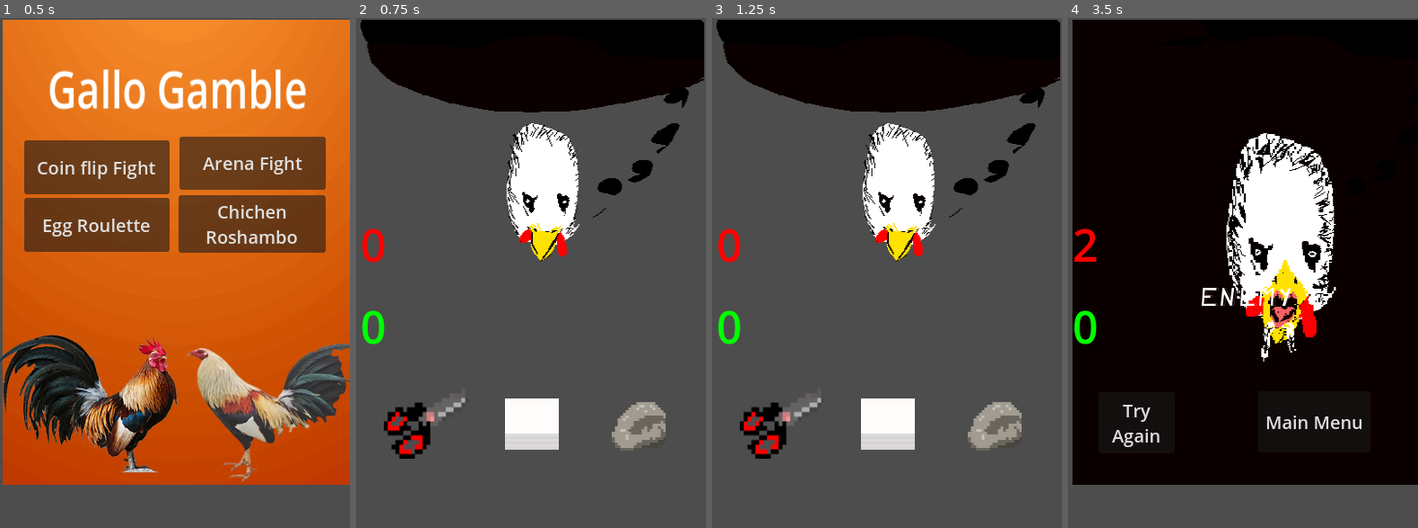
Above: before the commit, frames 1-4 (left to right).
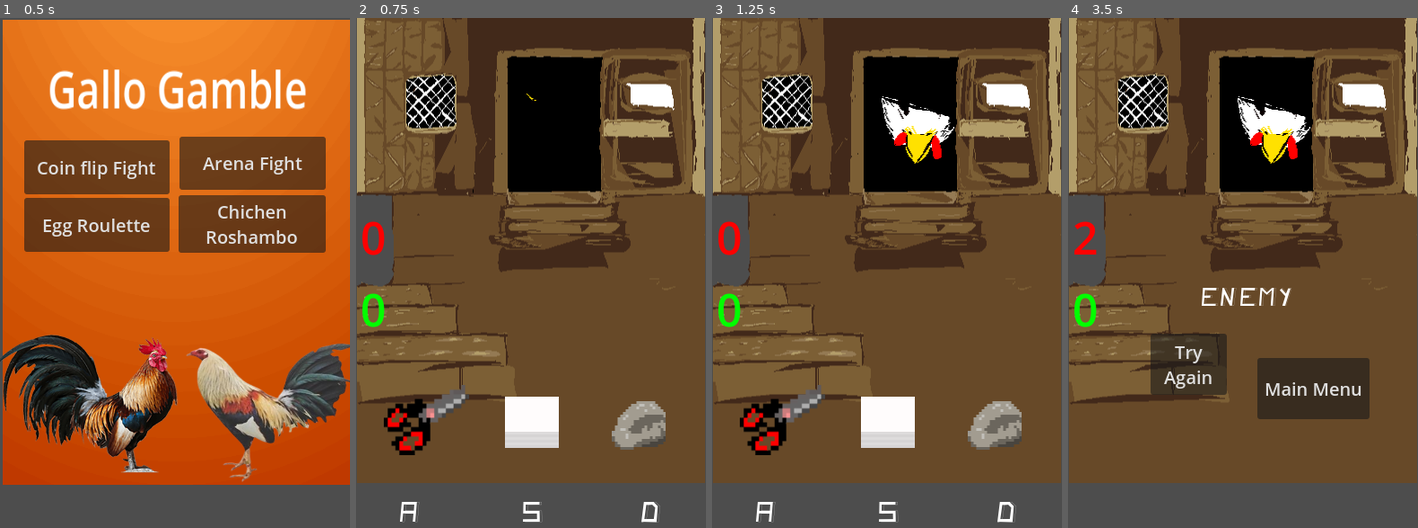
Above: after the commit, the same moments.

Repository: jose-valentin/GalloGamble
Game: Godot game, scene res://scene/MainScene.tscn
The game is run twice, just before and just after one commit, with the same random seed, the same clock (stepped at 60 frames per second) and the same inputs.
Inputs (mouse positions are in pixels of both pictures, inside the frame that each line leads up to; where the layout moved, square brackets give the same spot in the first picture):
- Up to frame 1 (0.5 s): no input
- Up to frame 2 (0.75 s): click "Chichen Roshambo" at 0.5 s
- Up to frame 3 (1.25 s): no input
- Up to frame 4 (3.5 s): click (1243, 420) [1243, 426] at 1.25 s; click (1351, 426) at 2 s; click (1138, 420) [1138, 426] at 2.75 s

Frame 1 is identical in both runs. In frame 2, 83% of the frame differs, in the area x 0-100%, y 0-99%; in frame 3, 83%; in frame 4, 86%, in the area x 0-100%, y 0-92%.

Commit message:
New Update for ChickenRoshambo
It aint finish was force to finish by the chicken overlord

Diff:
--- a/enemy.tscn
+++ /dev/null
@@ -1,80 +0,0 @@
-[gd_scene load_steps=11 format=3 uid="uid://dmbmrufbie11s"]
-
-[ext_resource type="Texture2D" uid="uid://bhynlfssfobsr" path="res://artwork/enemy_sprites(chickenRoshambo)/UntitledArtwork2 - Enemy-Idle.png" id="1_iifgy"]
-[ext_resource type="Texture2D" uid="uid://bxaaocmlv5ybj" path="res://artwork/enemy_sprites(chickenRoshambo)/UntitledArtwork2 - Enemy-Idle W1.png" id="2_e1ltt"]
-[ext_resource type="Texture2D" uid="uid://djgkn2t5st8yn" path="res://artwork/enemy_sprites(chickenRoshambo)/UntitledArtwork2 - Enemy-paper.png" id="2_epg4t"]
-[ext_resource type="Texture2D" uid="uid://bfhxfay33syk2" path="res://artwork/enemy_sprites(chickenRoshambo)/UntitledArtwork2 - Enemy-Rock.png" id="3_3yqyl"]
-[ext_resource type="Texture2D" uid="uid://xdm1uifimais" path="res://artwork/enemy_sprites(chickenRoshambo)/UntitledArtwork2 - Enemy-Idle W2.png" id="3_dxifv"]
-[ext_resource type="Texture2D" uid="uid://clcpuh8klnyd2" path="res://artwork/enemy_sprites(chickenRoshambo)/UntitledArtwork2 - Enemy-Idle W3.png" id="4_pwjut"]
-[ext_resource type="Texture2D" uid="uid://cwnfc66hrylx5" path="res://artwork/enemy_sprites(chickenRoshambo)/UntitledArtwork2 - Enemy-Scissors.png" id="4_wujgv"]
-[ext_resource type="Texture2D" uid="uid://bssmbgt6lehxk" path="res://artwork/enemy_sprites(chickenRoshambo)/UntitledArtwork2 - Enemy-Idle W4.png" id="5_n0g06"]
-[ext_resource type="Texture2D" uid="uid://bss76cl313dsj" path="res://artwork/enemy_sprites(chickenRoshambo)/UntitledArtwork2 - Enemy-Idle W5.png" id="6_ar8e5"]
-
-[sub_resource type="SpriteFrames" id="SpriteFrames_hb8ge"]
-animations = [{
-"frames": [{
-"duration": 1.0,
-"texture": ExtResource("1_iifgy")
-}],
-"loop": true,
-"name": &"Idle",
-"speed": 1.0
-}, {
-"frames": [{
-"duration": 1.0,
-"texture": ExtResource("2_e1ltt")
-}, {
-"duration": 1.0,
-"texture": ExtResource("3_dxifv")
-}, {
-"duration": 1.0,
-"texture": ExtResource("4_pwjut")
-}, {
-"duration": 1.0,
-"texture": ExtResource("5_n0g06")
-}, {
-"duration": 1.0,
-"texture": ExtResource("6_ar8e5")
-}],
-"loop": false,
-"name": &"enemy_win",
-"speed": 5.0
-}, {
-"frames": [{
-"duration": 1.0,
-"texture": ExtResource("2_epg4t")
-}],
-"loop": true,
-"name": &"paper",
-"speed": 1.0
-}, {
-"frames": [{
-"duration": 1.0,
-"texture": ExtResource("3_3yqyl")
-}],
-"loop": true,
-"name": &"rock",
-"speed": 1.0
-}, {
-"frames": [{
-"duration": 1.0,
-"texture": ExtResource("4_wujgv")
-}],
-"loop": true,
-"name": &"scissor",
-"speed": 1.0
-}]
-
-[node name="Enemy" type="Node2D"]
-
-[node name="AnimatedSprite2D" type="AnimatedSprite2D" parent="."]
-z_as_relative = false
-position = Vector2(5, 2)
-scale = Vector2(1.07887, 1)
-sprite_frames = SubResource("SpriteFrames_hb8ge")
-animation = &"enemy_win"
-frame = 4
-frame_progress = 0.996261
-centered = false
-
-[connection signal="animation_finished" from="AnimatedSprite2D" to="." method="_on_animated_sprite_2d_animation_finished"]
--- a/icon.svg
+++ b/icon.svg
@@ -1 +1,9 @@
-<svg xmlns="http://www.w3.org/2000/svg" width="128" height="128"><rect width="124" height="124" x="2" y="2" fill="#363d52" stroke="#212532" stroke-width="4" rx="14"/><g fill="#fff" transform="translate(12.322 12.322)scale(.101)"><path d="M105 673v33q407 354 814 0v-33z"/><path fill="#478cbf" d="m105 673 152 14q12 1 15 14l4 67 132 10 8-61q2-11 15-15h162q13 4 15 15l8 61 132-10 4-67q3-13 15-14l152-14V427q30-39 56-81-35-59-83-108-43 20-82 47-40-37-88-64 7-51 8-102-59-28-123-42-26 43-46 89-49-7-98 0-20-46-46-89-64 14-123 42 1 51 8 102-48 27-88 64-39-27-82-47-48 49-83 108 26 42 56 81zm0 33v39c0 276 813 276 814 0v-39l-134 12-5 69q-2 10-14 13l-162 11q-12 0-16-11l-10-65H446l-10 65q-4 11-16 11l-162-11q-12-3-14-13l-5-69z"/><path d="M483 600c0 34 58 34 58 0v-86c0-34-58-34-58 0z"/><circle cx="725" cy="526" r="90"/><circle cx="299" cy="526" r="90"/></g><g fill="#414042" transform="translate(12.322 12.322)scale(.101)"><circle cx="307" cy="532" r="60"/><circle cx="717" cy="532" r="60"/></g></svg>
+<?xml version="1.0" encoding="UTF-8"?>
+<svg version="1.1" xmlns="http://www.w3.org/2000/svg" width="32" height="32">
+<path d="M0 0 C10.56 0 21.12 0 32 0 C32 10.56 32 21.12 32 32 C21.44 32 10.88 32 0 32 C0 21.44 0 10.88 0 0 Z " fill="#001000" transform="translate(0,0)"/>
+<path d="M0 0 C3.96 0 7.92 0 12 0 C12 0.66 12 1.32 12 2 C12.66 2 13.32 2 14 2 C14 3.98 14 5.96 14 8 C14.66 8 15.32 8 16 8 C16 8.66 16 9.32 16 10 C16.66 10 17.32 10 18 10 C18 11.32 18 12.64 18 14 C15.36 14 12.72 14 10 14 C10 14.66 10 15.32 10 16 C10.66 16 11.32 16 12 16 C12 17.98 12 19.96 12 22 C6.72 22 1.44 22 -4 22 C-4 15.4 -4 8.8 -4 2 C-2.68 2 -1.36 2 0 2 C0 1.34 0 0.68 0 0 Z " fill="#F04727" transform="translate(4,10)"/>
+<path d="M0 0 C10.56 0 21.12 0 32 0 C32 7.92 32 15.84 32 24 C31.34 24 30.68 24 30 24 C30 23.34 30 22.68 30 22 C29.34 22 28.68 22 28 22 C28 19.36 28 16.72 28 14 C27.34 14 26.68 14 26 14 C26 13.34 26 12.68 26 12 C27.32 12 28.64 12 30 12 C30 11.34 30 10.68 30 10 C29.34 10 28.68 10 28 10 C28 9.34 28 8.68 28 8 C27.34 8 26.68 8 26 8 C26 6.68 26 5.36 26 4 C25.34 4 24.68 4 24 4 C24 3.34 24 2.68 24 2 C20.7 2 17.4 2 14 2 C14 2.66 14 3.32 14 4 C12.68 4 11.36 4 10 4 C10 4.66 10 5.32 10 6 C8.68 6 7.36 6 6 6 C6 6.66 6 7.32 6 8 C5.34 8 4.68 8 4 8 C4 9.32 4 10.64 4 12 C2.68 12 1.36 12 0 12 C0 8.04 0 4.08 0 0 Z " fill="#0A0000" transform="translate(0,0)"/>
+<path d="M0 0 C3.96 0 7.92 0 12 0 C12 0.66 12 1.32 12 2 C8.7 2 5.4 2 2 2 C2 2.66 2 3.32 2 4 C1.34 4 0.68 4 0 4 C0 4.66 0 5.32 0 6 C-0.66 6 -1.32 6 -2 6 C-2 7.32 -2 8.64 -2 10 C-1.34 10 -0.68 10 0 10 C0 10.66 0 11.32 0 12 C0.66 12 1.32 12 2 12 C2 12.66 2 13.32 2 14 C3.32 14 4.64 14 6 14 C6 14.66 6 15.32 6 16 C7.98 16 9.96 16 12 16 C12 17.98 12 19.96 12 22 C6.72 22 1.44 22 -4 22 C-4 15.4 -4 8.8 -4 2 C-2.68 2 -1.36 2 0 2 C0 1.34 0 0.68 0 0 Z " fill="#ECFFB4" transform="translate(4,10)"/>
+<path d="M0 0 C0.66 0 1.32 0 2 0 C2 0.66 2 1.32 2 2 C2.66 2 3.32 2 4 2 C4 3.32 4 4.64 4 6 C4.66 6 5.32 6 6 6 C6 6.66 6 7.32 6 8 C6.66 8 7.32 8 8 8 C8 7.34 8 6.68 8 6 C8.66 6 9.32 6 10 6 C10 7.98 10 9.96 10 12 C4.72 12 -0.56 12 -6 12 C-6 10.02 -6 8.04 -6 6 C-6.66 6 -7.32 6 -8 6 C-8 5.34 -8 4.68 -8 4 C-5.36 4 -2.72 4 0 4 C0 2.68 0 1.36 0 0 Z " fill="#0B0000" transform="translate(22,20)"/>
+<path d="M0 0 C0.66 0 1.32 0 2 0 C2 0.66 2 1.32 2 2 C2.66 2 3.32 2 4 2 C4 2.66 4 3.32 4 4 C4.66 4 5.32 4 6 4 C6 5.32 6 6.64 6 8 C3.36 8 0.72 8 -2 8 C-2 7.34 -2 6.68 -2 6 C-1.34 6 -0.68 6 0 6 C0 5.34 0 4.68 0 4 C-0.66 4 -1.32 4 -2 4 C-2 3.34 -2 2.68 -2 2 C-1.34 2 -0.68 2 0 2 C0 1.34 0 0.68 0 0 Z " fill="#FFA347" transform="translate(16,16)"/>
+</svg>
--- a/project.godot
+++ b/project.godot
@@ -30,7 +30,27 @@
 
 Paper={
 "deadzone": 0.2,
+"events": [Object(InputEventKey,"resource_local_to_scene":false,"resource_name":"","device":-1,"window_id":0,"alt_pressed":false,"shift_pressed":false,"ctrl_pressed":false,"meta_pressed":false,"pressed":false,"keycode":0,"physical_keycode":83,"key_label":0,"unicode":115,"location":0,"echo":false,"script":null)
+]
+}
+Rock={
+"deadzone": 0.2,
+"events": [Object(InputEventKey,"resource_local_to_scene":false,"resource_name":"","device":-1,"window_id":0,"alt_pressed":false,"shift_pressed":false,"ctrl_pressed":false,"meta_pressed":false,"pressed":false,"keycode":0,"physical_keycode":68,"key_label":0,"unicode":100,"location":0,"echo":false,"script":null)
+]
+}
+Scissor={
+"deadzone": 0.2,
 "events": [Object(InputEventKey,"resource_local_to_scene":false,"resource_name":"","device":-1,"window_id":0,"alt_press …(191 unchanged characters)…
+]
+}
+Try={
+"deadzone": 0.2,
+"events": [Object(InputEventKey,"resource_local_to_scene":false,"resource_name":"","device":-1,"window_id":0,"alt_pressed":false,"shift_pressed":false,"ctrl_pressed":false,"meta_pressed":false,"pressed":false,"keycode":0,"physical_keycode":69,"key_label":0,"unicode":101,"location":0,"echo":false,"script":null)
+]
+}
+Menu={
+"deadzone": 0.2,
+"events": [Object(InputEventKey,"resource_local_to_scene":false,"resource_name":"","device":-1,"window_id":0,"alt_pressed":false,"shift_pressed":false,"ctrl_pressed":false,"meta_pressed":false,"pressed":false,"keycode":0,"physical_keycode":81,"key_label":0,"unicode":113,"location":0,"echo":false,"script":null)
 ]
 }
 
--- a/scene/chickenRoshambo.tscn
+++ b/scene/chickenRoshambo.tscn
@@ -2,7 +2,7 @@
 
 [ext_resource type="Script" uid="uid://dxptb4j4pwk44" path="res://scene/chickenroshambo.gd" id="1_rwgap"]
 [ext_resource type="PackedScene" uid="uid://umsgaslo03wk" path="res://scene/hud.tscn" id="2_btqfl"]
-[ext_resource type="PackedScene" uid="uid://dmbmrufbie11s" path="res://enemy.tscn" id="3_btqfl"]
+[ext_resource type="PackedScene" uid="uid://dmbmrufbie11s" path="res://scene/enemy.tscn" id="3_btqfl"]
 
 [node name="chickenRoshambo" type="Node2D"]
 script = ExtResource("1_rwgap")
--- a/scene/chickenroshambo.gd
+++ b/scene/chickenroshambo.gd
@@ -11,11 +11,15 @@
 	$HUD/Menu.hide()
 	$HUD.score_update(0, "player")
 	$HUD.score_update(0, "enemy")
-	$HUD/Rock.show()
-	$HUD/Scissor.show()
-	$HUD/Paper.show()
+	$HUD.show_RPS()
+	$Enemy/AnimatedSprite2D.animation = "enemy_enters"
+	$Enemy/AnimatedSprite2D.position = Vector2(190,80)
+	$Enemy/AnimatedSprite2D.play()
+
+	await $Enemy/AnimatedSprite2D.animation_finished
+
 	$Enemy/AnimatedSprite2D.animation = "Idle"
-
+	$Enemy/AnimatedSprite2D.position = Vector2(0,0)
 
 func game_over():
 	$HUD/PlayAgain.show()
@@ -44,6 +48,7 @@
 	or (player_choice == "paper" and enemy_choice == "scissor"):
 		score_enemy += 1
 		$HUD.score_update(score_enemy, "enemy")
+
 		$HUD.show_winner("enemy")
 		print("Your enemy got a point",player_choice,enemy_choice)
 
@@ -57,9 +62,19 @@
 		game_over()
 	elif (score_enemy == 2):
 		print('You Lost 😢')
+
+		$HUD/Key_text.hide()
+		$Enemy/AnimatedSprite2D.animation = "enemy_lost"
+		$Enemy/AnimatedSprite2D.position = Vector2(190, 80)
+		print("You WIN!")
+		game_over()
+	elif (score_enemy == 2):
+		print('You Lost :(')
+		$HUD/Key_text.hide()
 		$Enemy/AnimatedSprite2D.animation = "enemy_win"
-		$HUD/PlayAgain.position = Vector2(34,416)
-		$HUD/Menu.position = Vector2(212,415)
+		$Enemy/AnimatedSprite2D.position = Vector2(0,0)
+		#$HUD/PlayAgain.position = Vector2(34,416)
+		#$HUD/Menu.position = Vector2(212,415)
 		game_over()
 
 
@@ -69,10 +84,8 @@
 func _on_hud_enemy_choice() -> void:
 	enemy_choice = ["rock","paper","scissor"].pick_random()
 	$Enemy/AnimatedSprite2D.animation = enemy_choice
+	$Enemy/AnimatedSprite2D.position = Vector2(0,0)
 	$Enemy/AnimatedSprite2D.play()
-
-
-
 
 func _on_hud_player_choice(choice: Variant) -> void:
 	player_choice = choice
--- /dev/null
+++ b/scene/enemy.tscn
@@ -0,0 +1,136 @@
+[gd_scene load_steps=18 format=3 uid="uid://dmbmrufbie11s"]
+
+[ext_resource type="Texture2D" uid="uid://bhynlfssfobsr" path="res://artwork/enemy_sprites(chickenRoshambo)/UntitledArtwork2 - Enemy-Idle.png" id="1_iifgy"]
+[ext_resource type="Texture2D" uid="uid://bxaaocmlv5ybj" path="res://artwork/enemy_sprites(chickenRoshambo)/UntitledArtwork2 - Enemy-Idle W1.png" id="2_e1ltt"]
+[ext_resource type="Texture2D" uid="uid://djgkn2t5st8yn" path="res://artwork/enemy_sprites(chickenRoshambo)/UntitledArtwork2 - Enemy-paper.png" id="2_epg4t"]
+[ext_resource type="Texture2D" uid="uid://bt3fccm5aiaq7" path="res://artwork/enemy_sprites(chickenRoshambo)/UntitledArtwork2 - Enemy-Idle L.png" id="2_jntje"]
+[ext_resource type="Texture2D" uid="uid://bfhxfay33syk2" path="res://artwork/enemy_sprites(chickenRoshambo)/UntitledArtwork2 - Enemy-Rock.png" id="3_3yqyl"]
+[ext_resource type="Texture2D" uid="uid://xdm1uifimais" path="res://artwork/enemy_sprites(chickenRoshambo)/UntitledArtwork2 - Enemy-Idle W2.png" id="3_dxifv"]
+[ext_resource type="Texture2D" uid="uid://bmvqsspsvfaeb" path="res://artwork/enemy_sprites(chickenRoshambo)/UntitledArtwork2 - Enemy-Idle L (2).png" id="3_ysr33"]
+[ext_resource type="Texture2D" uid="uid://6ihe1kbv7i6e" path="res://artwork/enemy_sprites(chickenRoshambo)/UntitledArtwork2 - Enemy-Idle L (3).png" id="4_jl0n1"]
+[ext_resource type="Texture2D" uid="uid://clcpuh8klnyd2" path="res://artwork/enemy_sprites(chickenRoshambo)/UntitledArtwork2 - Enemy-Idle W3.png" id="4_pwjut"]
+[ext_resource type="Texture2D" uid="uid://cwnfc66hrylx5" path="res://artwork/enemy_sprites(chickenRoshambo)/UntitledArtwork2 - Enemy-Scissors.png" id="4_wujgv"]
+[ext_resource type="Texture2D" uid="uid://c3t3opsylnx85" path="res://artwork/enemy_sprites(chickenRoshambo)/UntitledArtwork2 - Enemy-Idle L (4).png" id="5_65i8h"]
+[ext_resource type="Texture2D" uid="uid://bssmbgt6lehxk" path="res://artwork/enemy_sprites(chickenRoshambo)/UntitledArtwork2 - Enemy-Idle W4.png" id="5_n0g06"]
+[ext_resource type="Texture2D" uid="uid://y2vgiamqbtt5" path="res://artwork/enemy_sprites(chickenRoshambo)/UntitledArtwork2 - Enemy-Idle L (5).png" id="6_6bka5"]
+[ext_resource type="Texture2D" uid="uid://bss76cl313dsj" path="res://artwork/enemy_sprites(chickenRoshambo)/UntitledArtwork2 - Enemy-Idle W5.png" id="6_ar8e5"]
+[ext_resource type="Texture2D" uid="uid://csjpbbpvgritr" path="res://artwork/enemy_sprites(chickenRoshambo)/UntitledArtwork2 - Enemy-Idle L 6.png" id="7_gg45h"]
+[ext_resource type="Texture2D" uid="uid://c0mv2mohf8eop" path="res://artwork/enemy_sprites(chickenRoshambo)/UntitledArtwork2 - Enemy-Idle L 7.png" id="8_1i3en"]
+
+[sub_resource type="SpriteFrames" id="SpriteFrames_jntje"]
+animations = [{
+"frames": [{
+"duration": 1.0,
+"texture": ExtResource("1_iifgy")
+}],
+"loop": true,
+"name": &"Idle",
+"speed": 1.0
+}, {
+"frames": [{
+"duration": 1.0,
+"texture": ExtResource("8_1i3en")
+}, {
+"duration": 1.0,
+"texture": ExtResource("7_gg45h")
+}, {
+"duration": 1.0,
+"texture": ExtResource("6_6bka5")
+}, {
+"duration": 1.0,
+"texture": ExtResource("5_65i8h")
+}, {
+"duration": 1.0,
+"texture": ExtResource("4_jl0n1")
+}, {
+"duration": 1.0,
+"texture": ExtResource("3_ysr33")
+}, {
+"duration": 1.0,
+"texture": ExtResource("2_jntje")
+}],
+"loop": false,
+"name": &"enemy_enters",
+"speed": 5.0
+}, {
+"frames": [{
+"duration": 1.0,
+"texture": ExtResource("2_jntje")
+}, {
+"duration": 1.0,
+"texture": ExtResource("3_ysr33")
+}, {
+"duration": 1.0,
+"texture": ExtResource("4_jl0n1")
+}, {
+"duration": 1.0,
+"texture": ExtResource("5_65i8h")
+}, {
+"duration": 1.0,
+"texture": ExtResource("6_6bka5")
+}, {
+"duration": 1.0,
+"texture": ExtResource("7_gg45h")
+}, {
+"duration": 1.0,
+"texture": ExtResource("8_1i3en")
+}],
+"loop": false,
+"name": &"enemy_lost",
+"speed": 5.0
+}, {
+"frames": [{
+"duration": 1.0,
+"texture": ExtResource("2_e1ltt")
+}, {
+"duration": 1.0,
+"texture": ExtResource("3_dxifv")
+}, {
+"duration": 1.0,
+"texture": ExtResource("4_pwjut")
+}, {
+"duration": 1.0,
+"texture": ExtResource("5_n0g06")
+}, {
+"duration": 1.0,
+"texture": ExtResource("6_ar8e5")
+}],
+"loop": false,
+"name": &"enemy_win",
+"speed": 5.0
+}, {
+"frames": [{
+"duration": 1.0,
+"texture": ExtResource("2_epg4t")
+}],
+"loop": true,
+"name": &"paper",
+"speed": 1.0
+}, {
+"frames": [{
+"duration": 1.0,
+"texture": ExtResource("3_3yqyl")
+}],
+"loop": true,
+"name": &"rock",
+"speed": 1.0
+}, {
+"frames": [{
+"duration": 1.0,
+"texture": ExtResource("4_wujgv")
+}],
+"loop": true,
+"name": &"scissor",
+"speed": 1.0
+}]
+
+[node name="Enemy" type="CanvasLayer"]
+
+[node name="AnimatedSprite2D" type="AnimatedSprite2D" parent="."]
+z_as_relative = false
+position = Vector2(0, 1)
+scale = Vector2(1.07887, 1)
+sprite_frames = SubResource("SpriteFrames_jntje")
+animation = &"Idle"
+centered = false
+offset = Vector2(-1, 0)
--- a/scene/hud.gd
+++ b/scene/hud.gd
@@ -2,18 +2,39 @@
 signal new_game;
 signal enemy_choice
 signal player_choice(choice)
+var flag_winner = false
+var flag_key = false
 
 func _process(delta: float) -> void:
-	if Input.is_action_just_pressed("Paper"):
-		enemy_choice.emit()
-		player_choice.emit("paper")
+	if (flag_winner != true and !flag_key) :
+		if Input.is_action_just_pressed("Paper"):
+			enemy_choice.emit()
+			player_choice.emit("paper")
+			!flag_key
+		elif Input.is_action_just_pressed("Rock"):
+			enemy_choice.emit()
+			player_choice.emit("rock")
+			!flag_key
+		elif Input.is_action_just_pressed("Scissor"):
+			enemy_choice.emit()
+			player_choice.emit("scissor")
+			!flag_key
+	else:
+		#$Key_text.text = "E                           Q"
+		#$Key_text.show()
+		if Input.is_action_just_pressed("Try"):
+			new_game.emit()
+			$Key_text.hide()
+		elif Input.is_action_just_pressed("Menu"):
+			_on_menu_pressed()
+			$Key_text.hide()
+
 
 func _on_rock_pressed() -> void:
 	enemy_choice.emit()
 	player_choice.emit("rock")
 
 func _on_paper_pressed() -> void:
-
 	enemy_choice.emit()
 	player_choice.emit("paper")
 
@@ -32,11 +53,30 @@
 		$player_points.text = str(score)
 	else:
 		$enemy_points.text = str(score)
+	if(score == 2):
+		flag_winner = true
 
 func _on_timer_timeout() -> void:
 	$winner_text.hide()
+	flag_key = true
+
+
 
 func  show_winner(message):
 	$winner_text.text =  message
 	$winner_text.show()
 	$Timer.start()
+
+func  show_keys():
+	$Key_text.text = "A                   S                  D"
+	#$Key_text.position = Vector2(174, 483)
+
+func show_RPS():
+	$Rock.show()
+	$Scissor.show()
+	$Paper.show()
+	show_keys()
+	key_restart()
+
+func key_restart():
+	flag_winner = false
--- a/scene/hud.tscn
+++ b/scene/hud.tscn
@@ -1,9 +1,10 @@
-[gd_scene load_steps=9 format=3 uid="uid://umsgaslo03wk"]
+[gd_scene load_steps=10 format=3 uid="uid://umsgaslo03wk"]
 
 [ext_resource type="Script" uid="uid://mh4mte3b3tyv" path="res://scene/hud.gd" id="1_s3k51"]
 [ext_resource type="Texture2D" uid="uid://bv6lk0wpsylvd" path="res://artwork/UntitledArtwork2 - Paper.png" id="2_nhyt6"]
 [ext_resource type="Texture2D" uid="uid://m403jqubb35x" path="res://artwork/UntitledArtwork2 - Rock.png" id="2_o8u2p"]
 [ext_resource type="FontFile" uid="uid://b3gikisq7158o" path="res://font/QuitoChicken-Regular.otf" id="2_sjh6b"]
+[ext_resource type="Texture2D" uid="uid://bm4khelmtvnhd" path="res://artwork/background.png" id="2_xphas"]
 [ext_resource type="Texture2D" uid="uid://bnlkjg51xq1p1" path="res://artwork/UntitledArtwork2 - Paper-hoover.png" id="3_qy82l"]
 [ext_resource type="Texture2D" uid="uid://dl4jd806cej6t" path="res://artwork/UntitledArtwork2 - Scissor.png" id="4_ry2h7"]
 [ext_resource type="Texture2D" uid="uid://kjc6payy2lpo" path="res://artwork/UntitledArtwork2 - Rock-hover.png" id="5_sjh6b"]
@@ -11,6 +12,10 @@
 
 [node name="HUD" type="CanvasLayer"]
 script = ExtResource("1_s3k51")
+
+[node name="Sprite2D" type="Sprite2D" parent="."]
+position = Vector2(195, 259)
+texture = ExtResource("2_xphas")
 
 [node name="PlayAgain" type="Button" parent="."]
 anchors_preset = 8
@@ -48,9 +53,9 @@
 anchors_preset = 2
 anchor_top = 1.0
 anchor_bottom = 1.0
-offset_top = -262.0
+offset_top = -281.0
 offset_right = 40.0
-offset_bottom = -193.0
+offset_bottom = -212.0
 grow_vertical = 0
 theme_override_colors/font_color = Color(0, 1, 0, 1)
 theme_override_font_sizes/font_size = 50
@@ -63,9 +68,9 @@
 anchors_preset = 4
 anchor_top = 0.5
 anchor_bottom = 0.5
-offset_top = -68.5
+offset_top = -76.5
 offset_right = 40.0
-offset_bottom = 0.5
+offset_bottom = -7.5
 grow_vertical = 2
 theme_override_colors/font_color = Color(1, 0, 0, 1)
 theme_override_font_sizes/font_size = 50
@@ -73,6 +78,51 @@
 horizontal_alignment = 1
 vertical_alignment = 1
 autowrap_mode = 2
+
+[node name="Paper" type="TextureButton" parent="."]
+offset_left = 166.0
+offset_top = 421.0
+offset_right = 226.0
+offset_bottom = 478.0
+texture_normal = ExtResource("2_nhyt6")
+texture_hover = ExtResource("3_qy82l")
+
+[node name="Rock" type="TextureButton" parent="."]
+custom_minimum_size = Vector2(0.5, 0.5)
+offset_left = 285.0
+offset_top = 422.0
+offset_right = 346.0
+offset_bottom = 484.0
+texture_normal = ExtResource("2_o8u2p")
+texture_hover = ExtResource("5_sjh6b")
+stretch_mode = 3
+
+[node name="Scissor" type="TextureButton" parent="."]
+offset_left = 31.0
+offset_top = 408.0
+offset_right = 126.0
+offset_bottom = 486.0
+size_flags_stretch_ratio = 0.0
+texture_normal = ExtResource("4_ry2h7")
+texture_hover = ExtResource("7_xphas")
+stretch_mode = 0
+
+[node name="Timer" type="Timer" parent="."]
+
+[node name="Key_text" type="Label" parent="."]
+anchors_preset = 7
+anchor_left = 0.5
+anchor_top = 1.0
+anchor_right = 0.5
+anchor_bottom = 1.0
+offset_left = -20.0
+offset_top = -34.0
+offset_right = 20.0
+offset_bottom = 2.0
+grow_horizontal = 2
+grow_vertical = 0
+theme_override_fonts/font = ExtResource("2_sjh6b")
+theme_override_font_sizes/font_size = 22
 
 [node name="winner_text" type="Label" parent="."]
 anchors_preset = 5
@@ -86,36 +136,7 @@
 theme_override_fonts/font = ExtResource("2_sjh6b")
 theme_override_font_sizes/font_size = 30
 
-[node name="Paper" type="TextureButton" parent="."]
-offset_left = 166.0
-offset_top = 423.0
-offset_right = 226.0
-offset_bottom = 480.0
-texture_normal = ExtResource("2_nhyt6")
-texture_hover = ExtResource("3_qy82l")
-
-[node name="Rock" type="TextureButton" parent="."]
-custom_minimum_size = Vector2(0.5, 0.5)
-offset_left = 285.0
-offset_top = 423.0
-offset_right = 346.0
-offset_bottom = 485.0
-texture_normal = ExtResource("2_o8u2p")
-texture_hover = ExtResource("5_sjh6b")
-stretch_mode = 3
-
-[node name="Scissor" type="TextureButton" parent="."]
-offset_left = 31.0
-offset_top = 412.0
-offset_right = 126.0
-offset_bottom = 490.0
-size_flags_stretch_ratio = 0.0
-texture_normal = ExtResource("4_ry2h7")
-texture_hover = ExtResource("7_xphas")
-stretch_mode = 0
-
-[node name="Timer" type="Timer" parent="."]
-
+[connection signal="hidden" from="PlayAgain" to="." method="_on_play_again_hidden"]
 [connection signal="pressed" from="PlayAgain" to="." method="_on_play_again_pressed"]
 [connection signal="pressed" from="Menu" to="." method="_on_menu_pressed"]
 [connection signal="pressed" from="Paper" to="." method="_on_paper_pressed"]
Not shown, added: GAMBLINGO.apple-touch-icon.png.import
Not shown, added: GAMBLINGO.png.import
Binary file added: artwork/background.png
Not shown, added: artwork/background.png.import
Binary file added: artwork/enemy_sprites(chickenRoshambo)/UntitledArtwork2 - Enemy-Idle L (2).png
Not shown, added: artwork/enemy_sprites(chickenRoshambo)/UntitledArtwork2 - Enemy-Idle L (2).png.import
Binary file added: artwork/enemy_sprites(chickenRoshambo)/UntitledArtwork2 - Enemy-Idle L (3).png
Not shown, added: artwork/enemy_sprites(chickenRoshambo)/UntitledArtwork2 - Enemy-Idle L (3).png.import
Binary file added: artwork/enemy_sprites(chickenRoshambo)/UntitledArtwork2 - Enemy-Idle L (4).png
Not shown, added: artwork/enemy_sprites(chickenRoshambo)/UntitledArtwork2 - Enemy-Idle L (4).png.import
Binary file added: artwork/enemy_sprites(chickenRoshambo)/UntitledArtwork2 - Enemy-Idle L (5).png
Not shown, added: artwork/enemy_sprites(chickenRoshambo)/UntitledArtwork2 - Enemy-Idle L (5).png.import
(and 17 more such lines)
